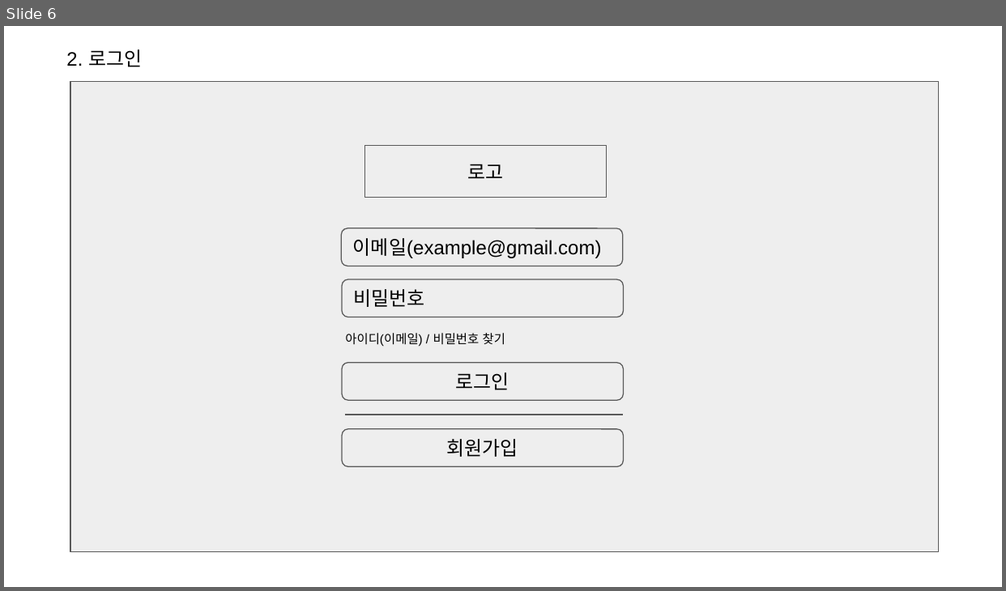
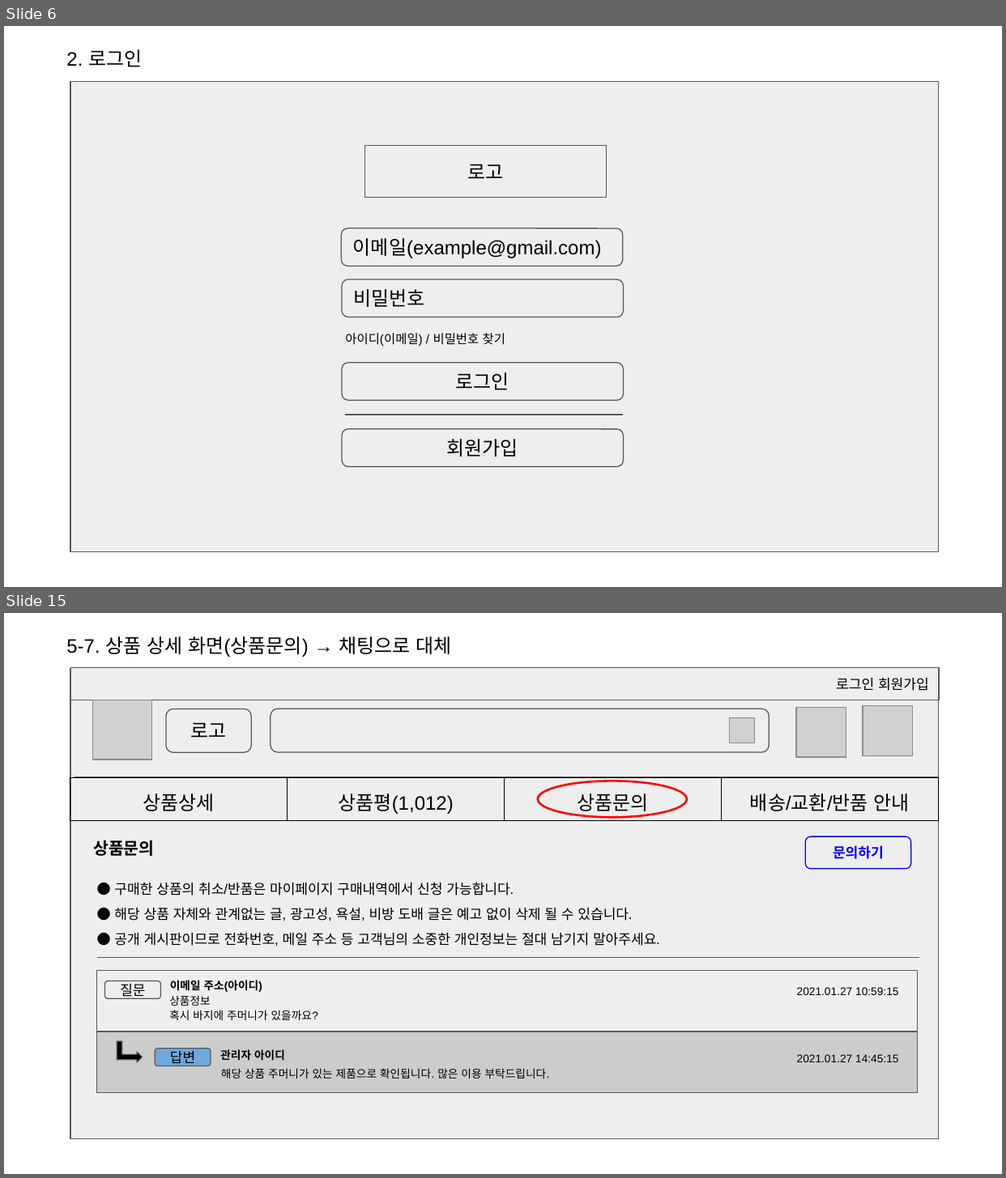
Before and after one commit to smileeeey/DDoreka, a slide deck: doc/공통 프로젝트(쇼핑몰).pptx. Shown one above the other, each under a label of ours: slide 6 before the commit, slides 6 and 15 after it; the slides between them are not shown. The pictures are 1006x591 and 1006x1178 pixels, drawn with LibreOffice and Linux fonts; fonts in the diff are those of the drawing; grey boxes stand for pictures. Boxes give left, top, right and bottom in pixels: in the first picture for what was removed or moved away, otherwise in the second. Text is boxed around its words. In the diff, an @@ line names an element or a change of style, - is before the commit and + after.

```diff
--- a/doc/공통 프로젝트(쇼핑몰).pptx
+++ b/doc/공통 프로젝트(쇼핑몰).pptx
@@ slide 15 added at bbox=[4, 613, 1002, 1174], background #FFFFFF @@
@@ text added at bbox=[66, 636, 451, 657], 14 pt, text #000000 @@
+5-7. 상품 상세 화면(상품문의) → 채팅으로 대체
@@ rectangle added at bbox=[71, 669, 939, 1139], fill #EEEEEE, outline #595959 0.75 pt @@
@@ rectangle added at bbox=[71, 668, 939, 700], fill #EEEEEE, outline #595959 0.75 pt, 10 pt, text #000000 @@
+로그인 회원가입
@@ picture added at bbox=[93, 700, 153, 760] @@
@@ rounded rectangle added at bbox=[166, 709, 252, 752], fill #EEEEEE, outline #595959 0.75 pt, 14 pt, text #000000 @@
+로고
@@ rounded rectangle added at bbox=[270, 709, 769, 752], fill #EEEEEE, outline #595959 0.75 pt @@
@@ picture added at bbox=[796, 708, 846, 758] @@
@@ picture added at bbox=[863, 706, 912, 756] @@
@@ picture added at bbox=[730, 717, 754, 743] @@
@@ table added at bbox=[70, 777, 936, 1105], 1 rows, 4 columns @@
+상품상세 | 상품평(1,012) | 상품문의 | 배송/교환/반품 안내
@@ line added from (74, 777) to (939, 777), #595959 0.75 pt @@
@@ ellipse added at bbox=[538, 781, 687, 816], outline #FF0000 1.5 pt @@
@@ text added at bbox=[93, 840, 154, 856], 12 pt, text #000000, bold @@
+상품문의
@@ rounded rectangle added at bbox=[805, 837, 911, 868], fill #EEEEEE, outline #0000FF 0.75 pt, 10 pt, text #0000FF, bold @@
+문의하기
@@ text added at bbox=[114, 882, 660, 946], 10 pt, text #000000 @@
+● 구매한 상품의 취소/반품은 마이페이지 구매내역에서 신청 가능합니다.
+● 해당 상품 자체와 관계없는 글, 광고성, 욕설, 비방 도배 글은 예고 없이 삭제 될 수 있습니다.
+● 공개 게시판이므로 전화번호, 메일 주소 등 고객님의 소중한 개인정보는 절대 남기지 말아주세요.
@@ line added from (97, 958) to (919, 958), #595959 0.75 pt @@
@@ rectangle added at bbox=[97, 971, 917, 1032], fill #EEEEEE, outline #595959 0.75 pt @@
@@ rounded rectangle added at bbox=[104, 982, 160, 999], fill #EEEEEE, outline #595959 0.75 pt, 10 pt, text #000000 @@
+질문
@@ text added at bbox=[169, 995, 210, 1006], 8 pt, text #000000 @@
+상품정보
@@ text added at bbox=[170, 980, 263, 992], 8 pt, text #000000, bold @@
+이메일 주소(아이디)
@@ text added at bbox=[797, 987, 898, 995], 8 pt, text #000000 @@
+2021.01.27 10:59:15
@@ text added at bbox=[169, 1010, 319, 1020], 8 pt, text #000000 @@
+혹시 바지에 주머니가 있을까요?
@@ rectangle added at bbox=[97, 1032, 917, 1093], fill #CCCCCC, outline #595959 0.75 pt @@
@@ bent up arrow added at bbox=[117, 1041, 142, 1062], fill #000000, outline #595959 0.75 pt @@
@@ rounded rectangle added at bbox=[155, 1049, 211, 1067], fill #6FA8DC, outline #595959 0.75 pt, 10 pt, text #000000 @@
+답변
@@ text added at bbox=[220, 1050, 285, 1061], 8 pt, text #000000, bold @@
+관리자 아이디
@@ text added at bbox=[221, 1068, 550, 1079], 8 pt, text #000000 @@
+해당 상품 주머니가 있는 제품으로 확인됩니다. 많은 이용 부탁드립니다.
@@ text added at bbox=[797, 1054, 898, 1063], 8 pt, text #000000 @@
+2021.01.27 14:45:15
```
Also in this commit, not shown: 12 slides changed, 16 other slides added, 4 other files.
